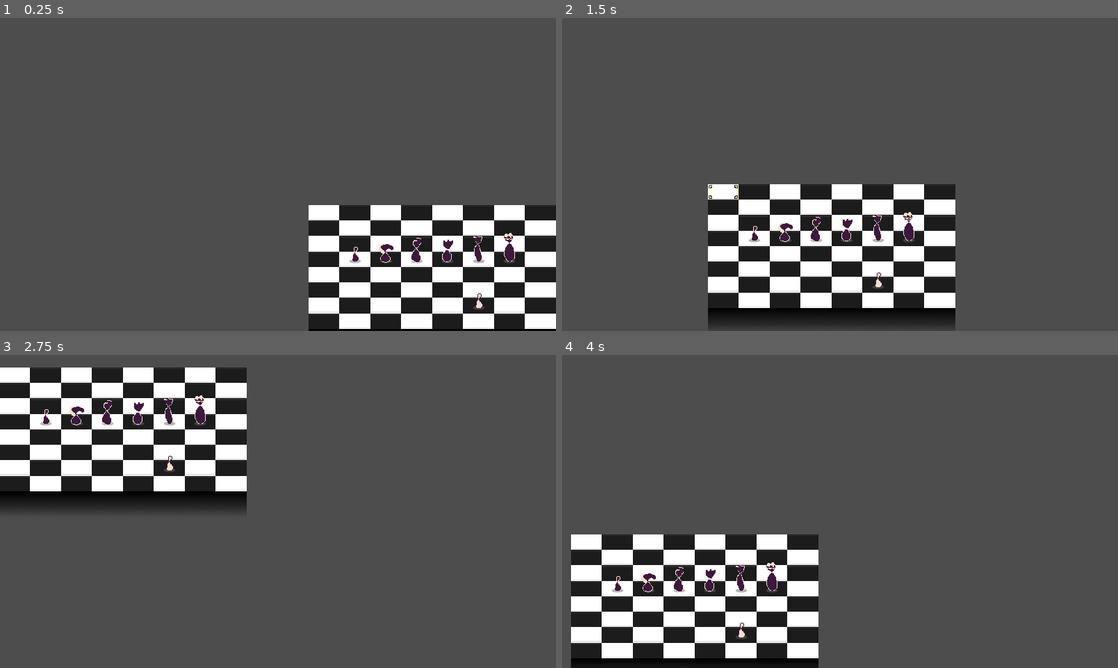
Above: before the commit, frames 1-4 (two rows, left to right).
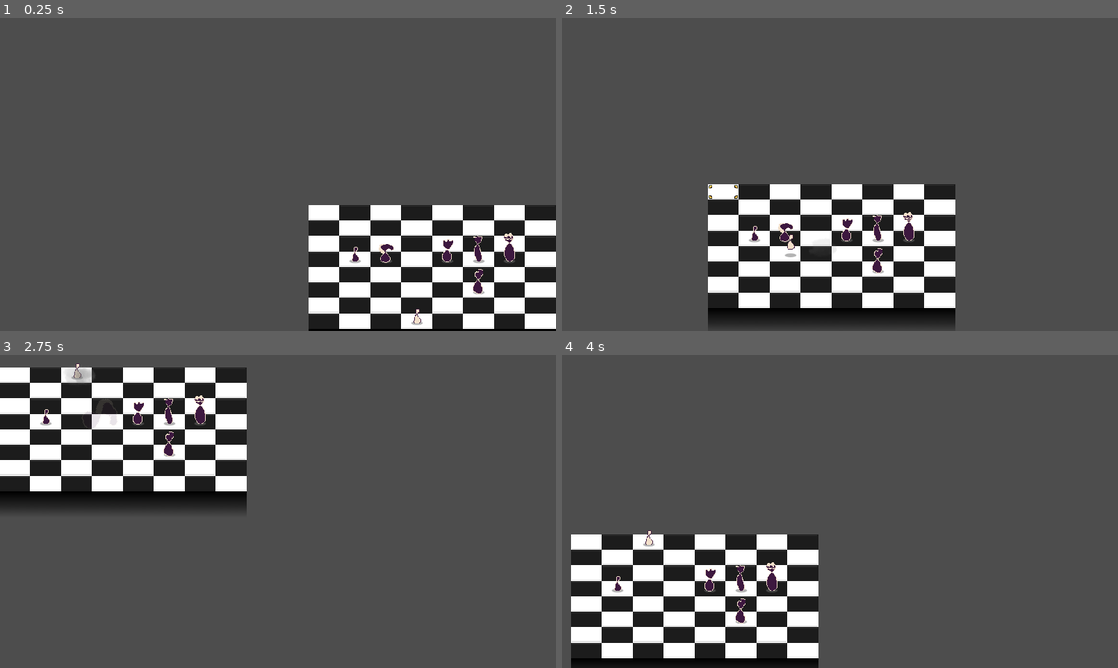
Above: after the commit, the same moments.

Repository: IAmNotIsaac/gwj-73
Game: Godot game, scene res://scenes/world.tscn
Same seed, same stepped clock (60 frames per second), same inputs: the game is played once before the commit and once after it.
Inputs (mouse positions are in pixels of both pictures, inside the frame that each line leads up to):
- Up to frame 1 (0.25 s): no input
- Up to frame 2 (1.5 s): tap Enter (ui_accept) at 0.5, 1.35 s; move the mouse to (873, 205) at 0.52 s; hold D (move_right) 0.53-1.28 s; hold Enter (ui_accept) 0.53-1.28 s; click (873, 205) at 0.67 s; move the mouse to (728, 190) at 1.27 s; hold S (move_down) from 1.28 s (still down)
- Up to frame 3 (2.75 s): tap Enter (ui_accept) at 1.52, 1.82 s; move the mouse to (333, 442) at 2.02 s; release S (move_down) at 2.03 s; hold D (move_right) from 2.03 s (still down); hold Enter (ui_accept) from 2.03 s (still down)
- Up to frame 4 (4 s): move the mouse to (812, 574) at 2.77 s; release D (move_right) at 2.78 s; release Enter (ui_accept) at 2.78 s; hold W (move_up) 2.78-3.53 s; tap Enter (ui_accept) at 2.85, 3.02, 3.32 s; click (812, 574) at 2.92 s; move the mouse to (1006, 558) at 3.52 s; hold A (move_left) from 3.53 s (still down); hold Enter (ui_accept) from 3.53 s (still down)

The runs differ from the first frame. In frame 1, 0.3% of the frame differs, in the area x 73-88%, y 70-99%; in frame 2, 0.3%; in frame 3, 0.7%, in the area x 11-32%, y 2-38%; in frame 4, 0.4%.

Commit message:
Created ai controller

Diff:
--- a/scenes/piece.gd
+++ b/scenes/piece.gd
@@ -271,6 +271,7 @@
 					elif not board.is_open(p):
 						break
 
+	_docache_strikeable_positions = true
 	return _cache_strikeable_positions
 
 
--- a/scenes/world.tscn
+++ b/scenes/world.tscn
@@ -1,9 +1,10 @@
-[gd_scene load_steps=5 format=3 uid="uid://bkk3xrh2lihv7"]
+[gd_scene load_steps=6 format=3 uid="uid://bkk3xrh2lihv7"]
 
 [ext_resource type="Script" path="res://scenes/world.gd" id="1_brwlp"]
 [ext_resource type="PackedScene" uid="uid://nicdfdklwlrq" path="res://scenes/instantiables/player_controller.tscn" id="1_hprhp"]
 [ext_resource type="PackedScene" uid="uid://bhm65qdan0ll2" path="res://scenes/piece.tscn" id="1_k4efd"]
 [ext_resource type="Script" path="res://src/board.gd" id="2_qor4q"]
+[ext_resource type="Script" path="res://src/ai_controller.gd" id="5_pufvl"]
 
 [node name="World" type="Node2D"]
 y_sort_enabled = true
@@ -11,6 +12,9 @@
 
 [node name="PlayerController" parent="." node_paths=PackedStringArray("camera") instance=ExtResource("1_hprhp")]
 camera = NodePath("../Camera2D")
+
+[node name="AIController" type="Node" parent="."]
+script = ExtResource("5_pufvl")
 
 [node name="Camera2D" type="Camera2D" parent="."]
 position_smoothing_enabled = true
@@ -20,8 +24,8 @@
 script = ExtResource("2_qor4q")
 
 [node name="Piece" parent="." node_paths=PackedStringArray("board") instance=ExtResource("1_k4efd")]
-position = Vector2(416, 288)
-grid_position = Vector2i(5, 6)
+position = Vector2(288, 320)
+grid_position = Vector2i(3, 7)
 board = NodePath("../Board")
 
 [node name="Piece2" parent="." node_paths=PackedStringArray("board") instance=ExtResource("1_k4efd")]
@@ -38,10 +42,10 @@
 board = NodePath("../Board")
 
 [node name="Piece3" parent="." node_paths=PackedStringArray("board") instance=ExtResource("1_k4efd")]
-position = Vector2(288, 192)
+position = Vector2(416, 256)
 team = 1
 type = 3
-grid_position = Vector2i(3, 3)
+grid_position = Vector2i(5, 5)
 board = NodePath("../Board")
 
 [node name="Piece4" parent="." node_paths=PackedStringArray("board") instance=ExtResource("1_k4efd")]
--- /dev/null
+++ b/src/ai_controller.gd
@@ -0,0 +1,55 @@
+class_name AIController
+extends Controller
+
+
+var _world: World
+
+
+func _ready() -> void:
+	if get_parent() is World:
+		_world = get_parent()
+
+
+func _input(event):
+	if event.is_action_pressed("ui_accept"):
+		begin_turn()
+
+
+func _turn_begun() -> void:
+	for board in _world.get_boards():
+		var pieces = get_tree().get_nodes_in_group(&"pieces").filter(func(p): return p.board == board)
+		var my_pieces = pieces.filter(func(p): return p.team == get_team())
+		var enemy_pieces = pieces.filter(func(p): return Piece.can_team_strike_team(get_team(), p.team))
+
+		for my_piece: Piece in my_pieces:
+			# If can strike, do so
+			if not my_piece.get_strikeable_positions().is_empty():
+				var strike_pos = my_piece.get_strikeable_positions().pick_random()
+				var enemy_piece = enemy_pieces.filter(func(p): return p.grid_position == strike_pos)[0]
+				my_piece.move(strike_pos)
+				enemy_piece.kill()
+				continue
+
+			# If can move, do os
+			if not my_piece.get_movable_positions().is_empty():
+				var closest_enemy: Piece
+				var closest_dist := INF
+				for enemy_piece in enemy_pieces:
+					var comp_dist: float = enemy_piece.grid_position.distance_squared_to(my_piece.grid_position)
+					if comp_dist < closest_dist:
+						closest_enemy = enemy_piece
+						closest_dist = comp_dist
+
+				var closest_achievable_position: Vector2i
+				closest_dist = INF
+				for pos in my_piece.get_movable_positions():
+					var comp_dist: float = closest_enemy.grid_position.distance_squared_to(pos)
+					if comp_dist < closest_dist:
+						closest_achievable_position = pos
+						closest_dist = comp_dist
+
+				my_piece.move(closest_achievable_position)
+
+
+func _get_team() -> Piece.Team:
+	return Piece.Team.WHITE
